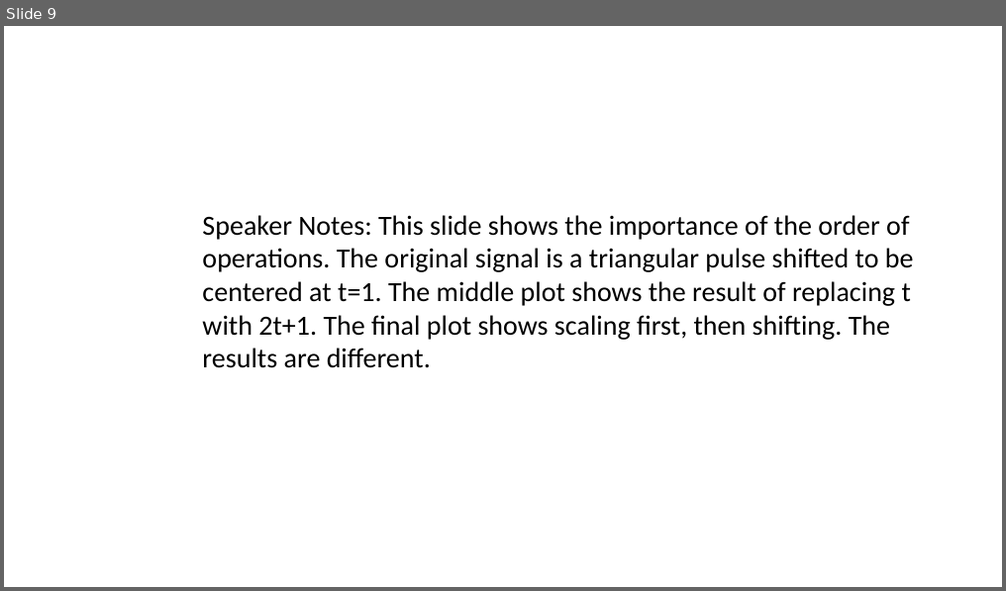
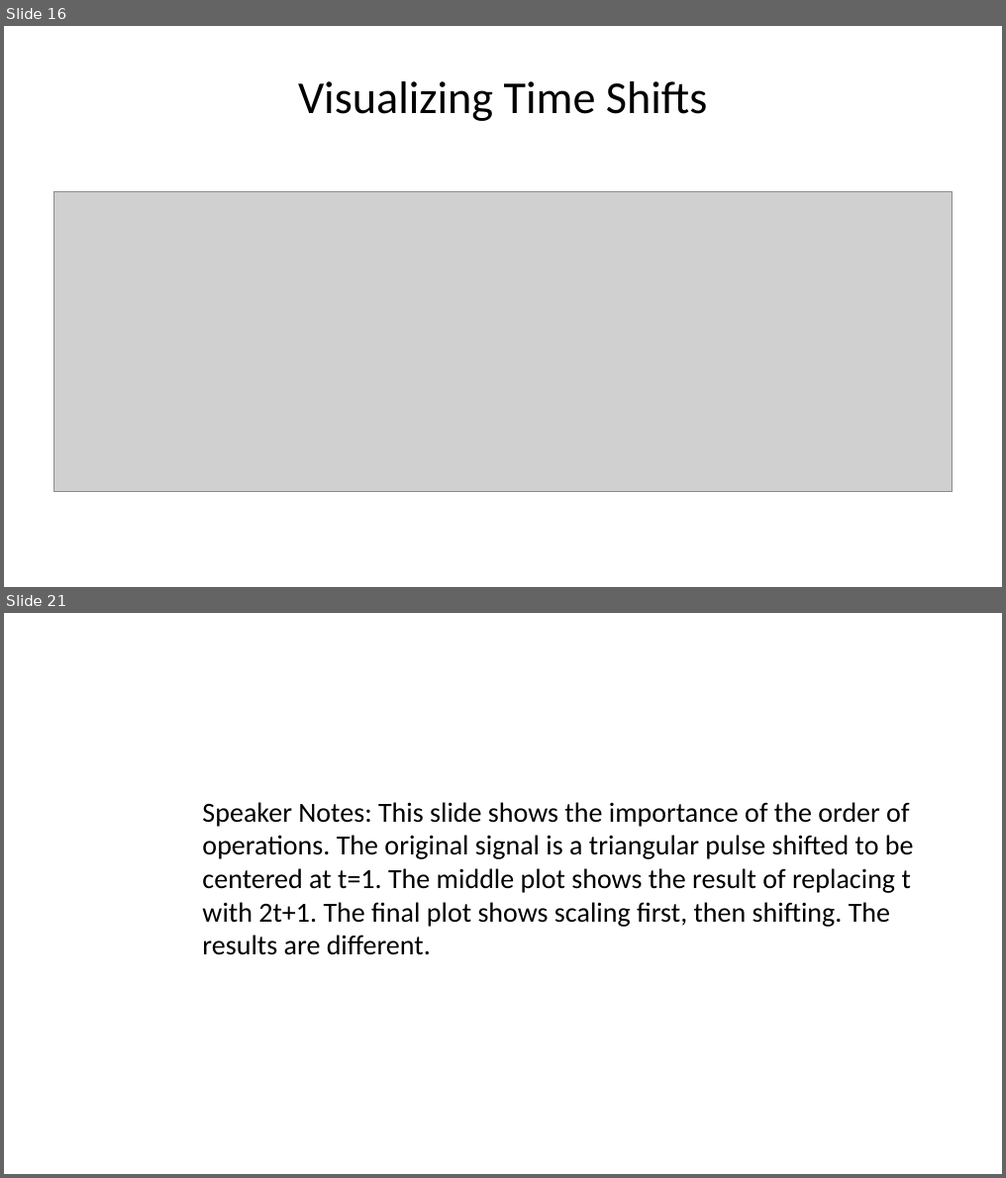
Before and after one commit to spakcjl/IntroductionToMedicalPhysics, a slide deck: presentation.pptx. Shown one above the other, each under a label of ours: slide 9 before the commit, slides 16 and 21 after it; the slides between them are not shown. The pictures are 1006x591 and 1006x1178 pixels, drawn with LibreOffice and Linux fonts; fonts in the diff are those of the drawing; grey boxes stand for pictures. Boxes give left, top, right and bottom in pixels: in the first picture for what was removed or moved away, otherwise in the second. Text is boxed around its words. In the diff, an @@ line names an element or a change of style, - is before the commit and + after.

```diff
--- a/presentation.pptx
+++ b/presentation.pptx
@@ slide 16 added at [4,26,1002,587], background #FFFFFF @@
@@ title added at [298,81,708,121], 33 pt, text #000000 @@
+Visualizing Time Shifts
@@ picture added at [54,192,952,492] @@
@@ what was slide 9 is now slide 21 @@
```
Also in this commit, not shown: 9 slides changed, 60 other slides added, 16 slides removed, 1 other file.
